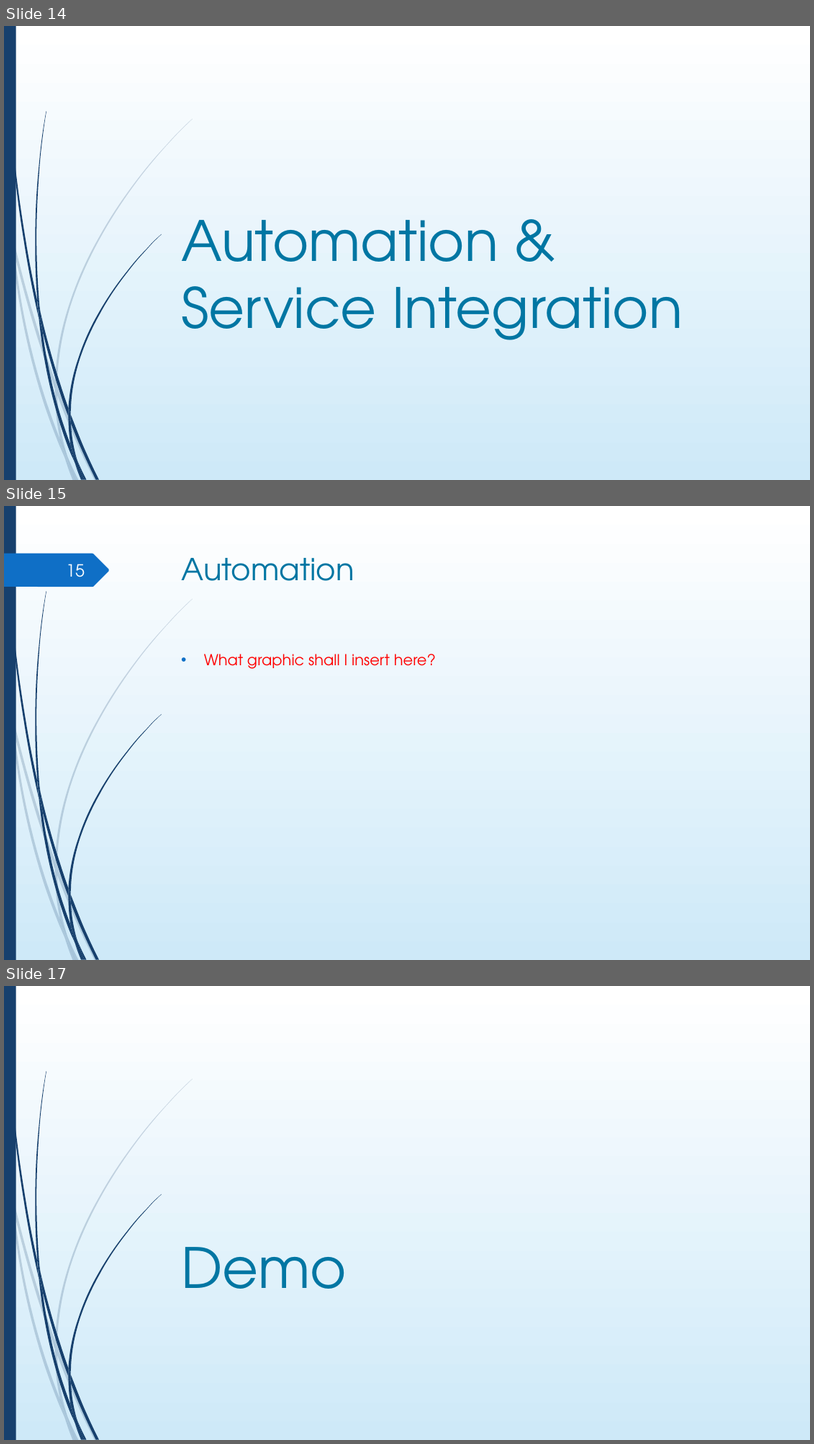
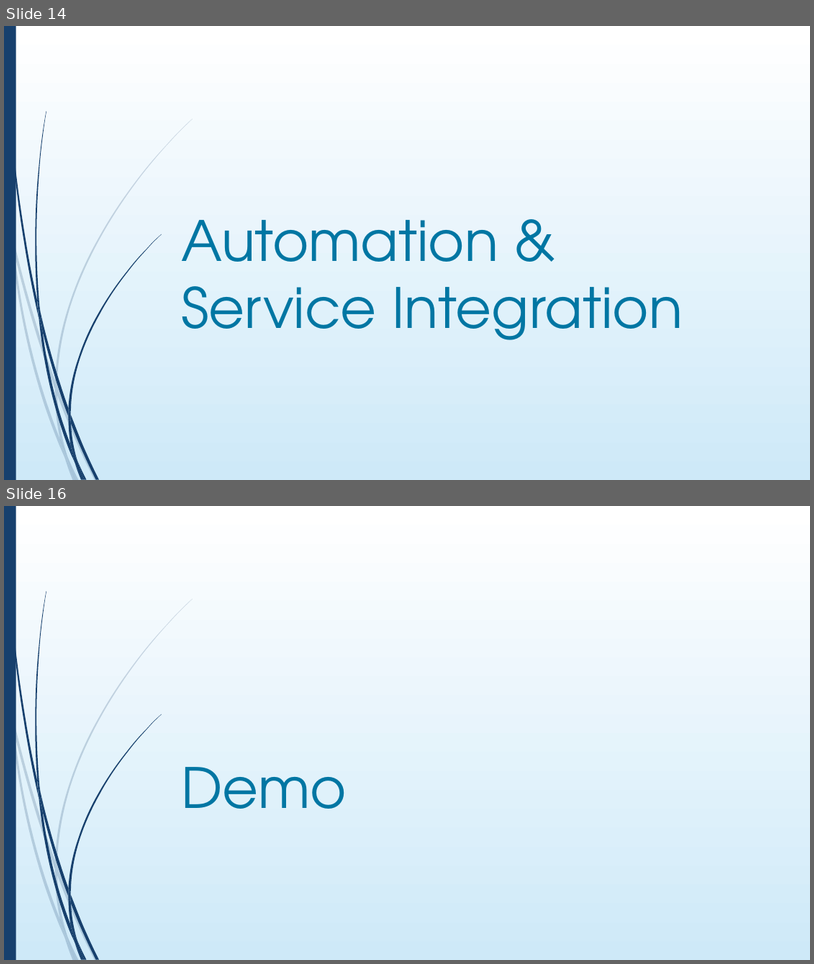
Before and after one commit to DigiBP/digibp-monterosa, a slide deck: Submission Documents/DBP_presentation.pptx. Shown one above the other, each under a label of ours: slides 14, 15 and 17 before the commit, slides 14 and 16 after it; the slides between them are not shown. The pictures are 814x1444 and 814x964 pixels, drawn with LibreOffice and Linux fonts; fonts in the diff are those of the drawing; background and template pictures are left out. Boxes give left, top, right and bottom in pixels: in the first picture for what was removed or moved away, otherwise in the second. Text is boxed around its words. In the diff, an @@ line names an element or a change of style, - is before the commit and + after.

```diff
--- a/Submission Documents/DBP_presentation.pptx
+++ b/Submission Documents/DBP_presentation.pptx
@@ slide 15 removed at bbox=[4, 506, 810, 960], background gradient #FFFFFF to #CEEAF9; not listed: 23 template elements that a slide beside it also shows @@
@@ freeform shape removed at bbox=[4, 554, 109, 587] @@
@@ page number removed at bbox=[66, 564, 85, 577] @@
-15
@@ title removed at bbox=[182, 558, 355, 581] @@
-Automation
@@ text removed at bbox=[204, 654, 436, 669] @@
-• What graphic shall I insert here?
@@ what was slide 17 is now slide 16 @@
```
Also in this commit, not shown: 1 slide added, 1 other slide removed.
